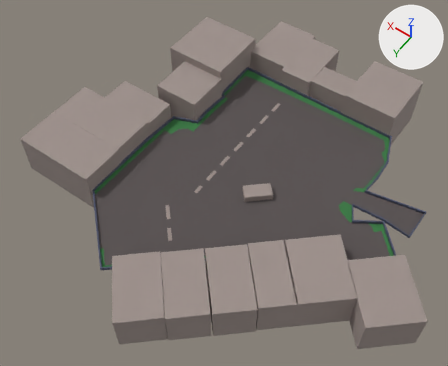
What one commit did to the Blender file Assets/Scenes/Levels/Level001/level.blend.
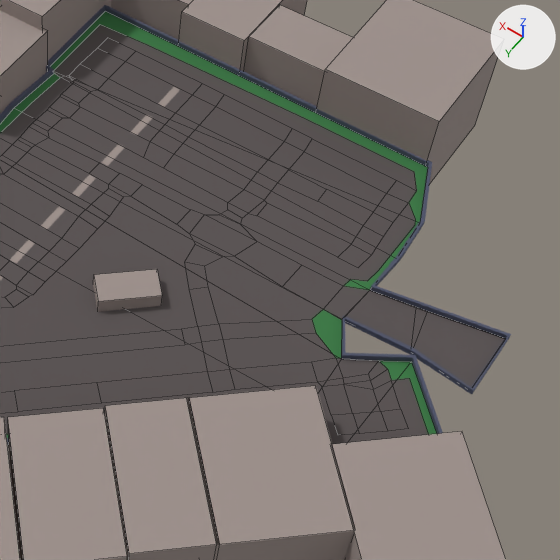
There are two pictures of each version: one whole from a camera (50 mm lens) standing at (-126.0, 193.0, 265.0) and looking at (-5.0, 23.0, -2.0), one close up on the part from 45% to 100% of the width and 18% to 85% of the height. The lights are fixed; the arrows at upper right show +X, +Y and +Z. The last two pictures show the newer version. The close-ups show mesh edges as thin lines.

Names of what the first close-up shows: 'Floor', 'Road', 'Wall', 'building01', 'building02', 'building03', 'building05', 'building06', 'building12', 'building13', 'building14', 'building15' and 9 more.
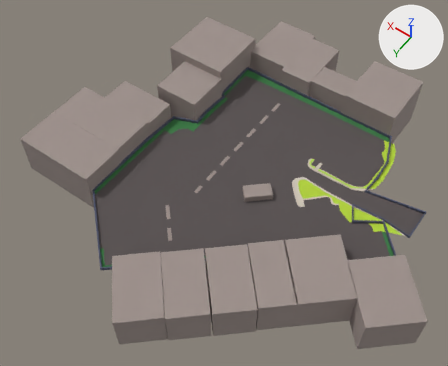
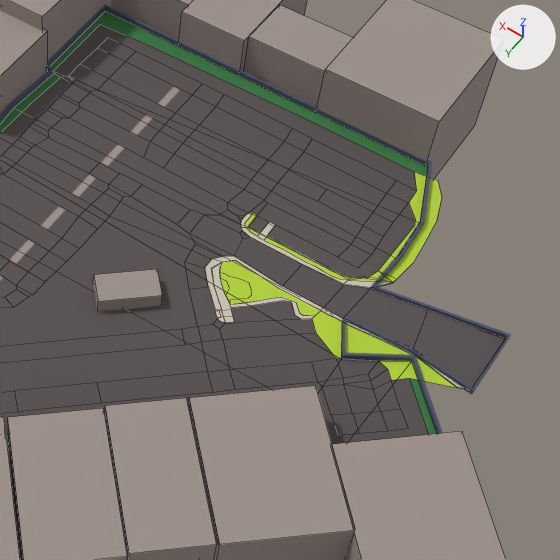
Scene script edits in JSON lines:
```json
{"block": "me_plane_001", "where": "# used by ob_road; location = (-77.3, -9.1, 0.0)"}
{"op": "remove", "block": "me_plane_001", "code": "me_plane_001.from_pydata(...)  # 254 vertices, 161 faces; spans x -25.0..123.0, y -45.0..109.0, z 0.0"}
{"op": "add", "block": "me_plane_001", "code": "me_plane_001.from_pydata(...)  # 479 vertices, 312 faces; spans x -25.0..123.0, y -46.0..109.0, z 0.0..1.0"}
{"block": "me_plane_001", "change": "me_plane_001 part 1: 1 vertex moved from x -9.0, y 5.0, z 0.0 to x -24.0, y 7.0, z 0.0; 6 vertices removed from x 7.0..43.0, y -5.0..24.0, z 0.0; 231 vertices added at x -21.0..48.0, y -46.0..25.0, z 0.0..1.0"}
```

Location of each change, [x1, y1, x2, y2] in pixels of the close-ups (560 x 560 px):
```json
{"part": 1, "of": "me_plane_001", "change": "built on", "before": [185, 203, 505, 387], "after": [0, 172, 505, 389]}
```
